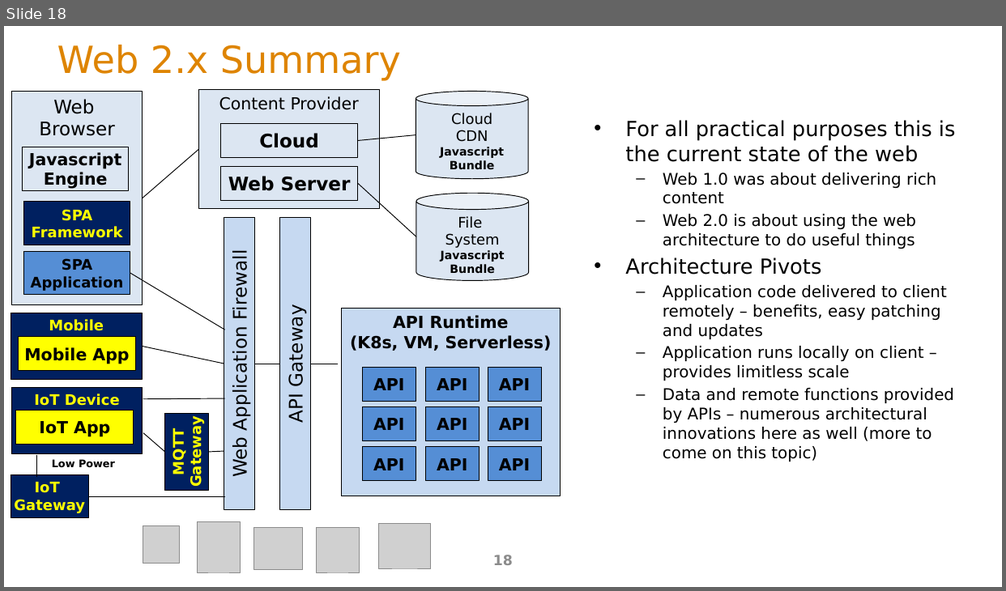
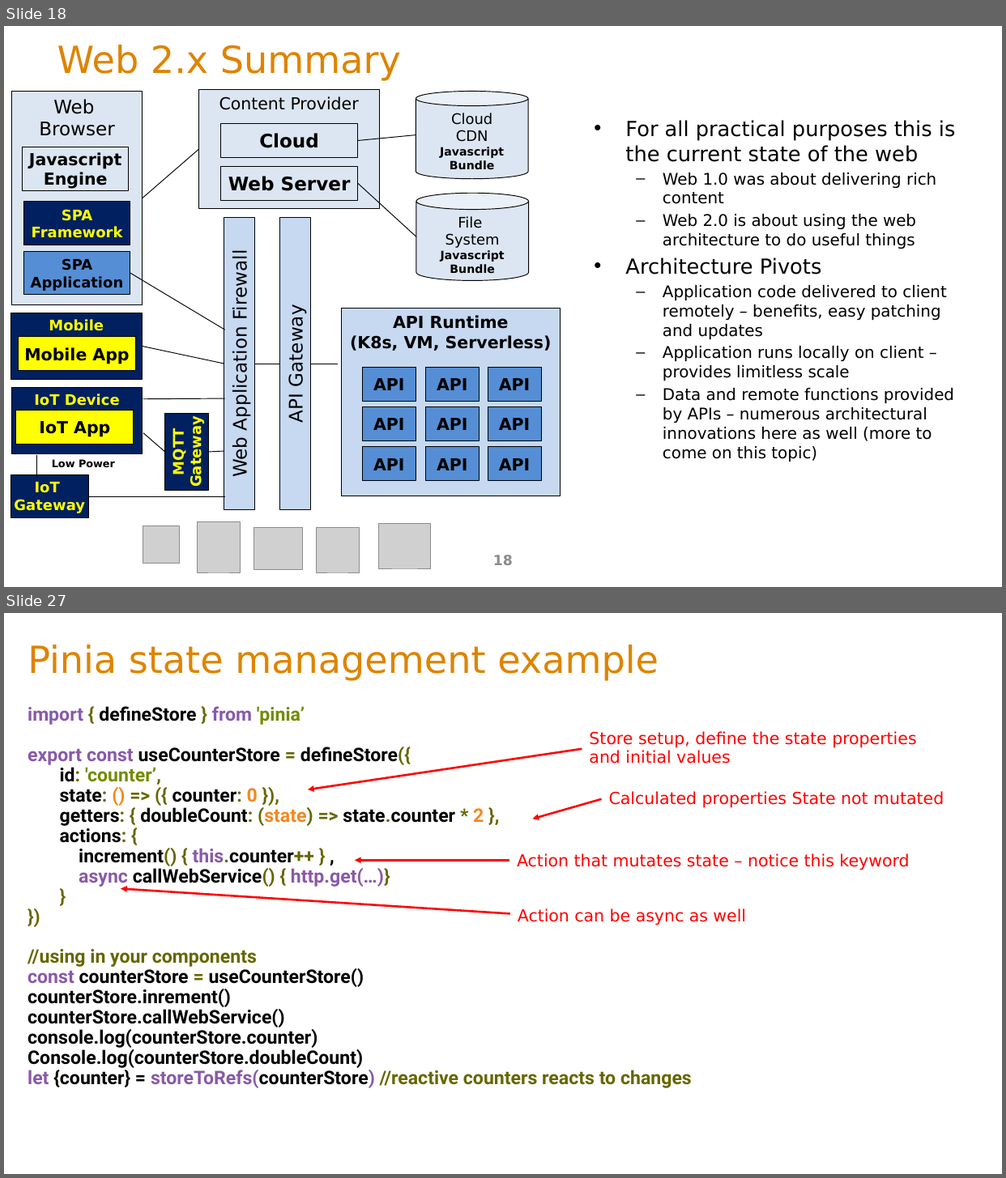
Before and after one commit to ArchitectingSoftware/SE577-SoftwareArchitecture, a slide deck: lectures/m5WebAndApiArchitecture.pptx. Shown one above the other, each under a label of ours: slide 18 before the commit, slides 18 and 27 after it; the slides between them are not shown. The pictures are 1006x591 and 1006x1178 pixels, drawn with LibreOffice and Linux fonts; fonts in the diff are those of the drawing; grey boxes stand for pictures. Boxes give left, top, right and bottom in pixels: in the first picture for what was removed or moved away, otherwise in the second. Text is boxed around its words. In the diff, an @@ line names an element or a change of style, - is before the commit and + after.

```diff
--- a/lectures/m5WebAndApiArchitecture.pptx
+++ b/lectures/m5WebAndApiArchitecture.pptx
@@ slide 27 added at box(4, 613, 1002, 1174), background #FFFFFF @@
@@ title added at box(27, 645, 658, 681), 36 pt, text #DE8400 @@
+Pinia state management example
@@ text added at box(27, 706, 692, 1088), 18 pt, text #000000, bold @@
+import { defineStore } from 'pinia’
+export const useCounterStore = defineStore({
+id: 'counter’,
+state: () => ({ counter: 0 }),
+getters: { doubleCount: (state) => state.counter * 2 },
+actions: {
+increment() { this.counter++ } ,
+async callWebService() { http.get(…)}
+}
+})
+//using in your components
+const counterStore = useCounterStore()
+counterStore.inrement()
+counterStore.callWebService()
+console.log(counterStore.counter)
+Console.log(counterStore.doubleCount)
+let {counter} = storeToRefs(counterStore) //reactive counters reacts to changes
@@ text added at box(589, 731, 916, 764), 16 pt, text #FF0000 @@
+Store setup, define the state properties and initial values
@@ arrow added from (582, 749) to (308, 790), #FF0000 2 pt @@
@@ arrow added from (602, 799) to (533, 819), #FF0000 2 pt @@
@@ text added at box(609, 791, 944, 808), 16 pt, text #FF0000 @@
+Calculated properties State not mutated
@@ text added at box(517, 854, 909, 871), 16 pt, text #FF0000 @@
+Action that mutates state – notice this keyword
@@ arrow added from (509, 860) to (355, 860), #FF0000 2 pt @@
@@ arrow added from (510, 914) to (121, 888), #FF0000 2 pt @@
@@ text added at box(518, 909, 746, 926), 16 pt, text #FF0000 @@
+Action can be async as well
```
Also in this commit, not shown: 8 other slides added, 4 other files.
